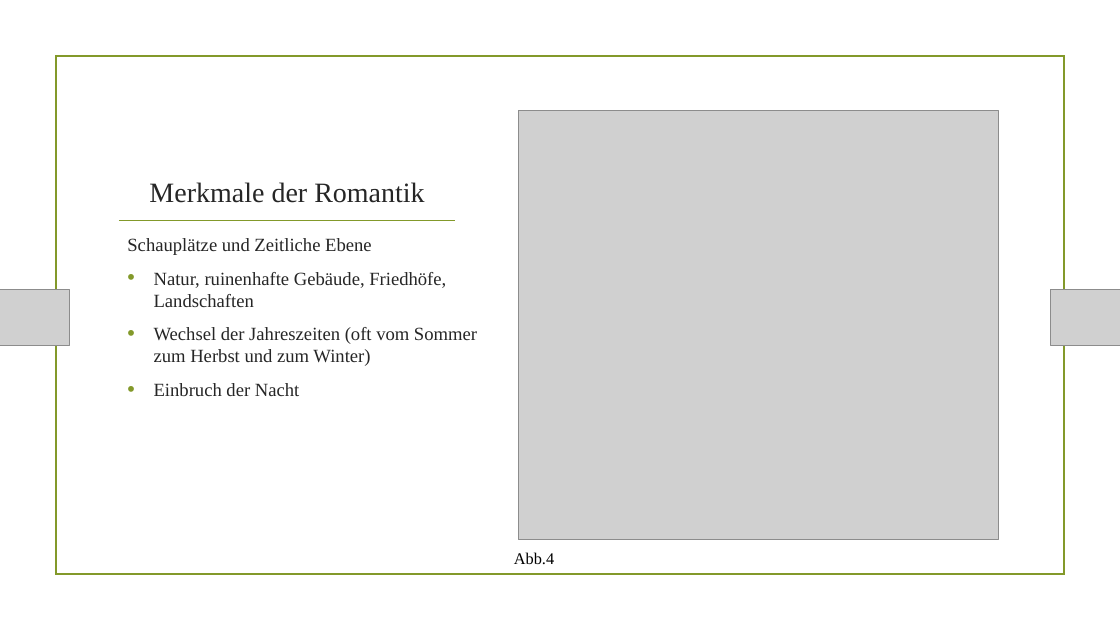
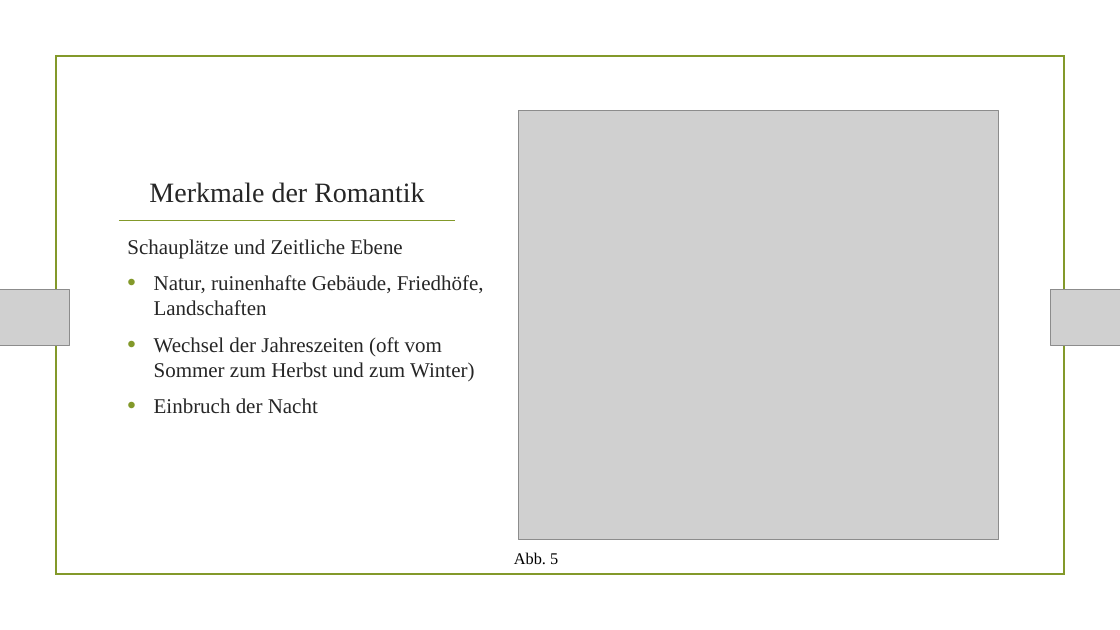
Before and after one commit to AkazeX/Schule, a slide deck: slide 8 of BM/Deutsch/Romantik/Romantik.pptx (slide 7 before the commit). Drawn at 1120x630 pixels with LibreOffice and Linux fonts; fonts in the diff are those of the drawing; grey boxes stand for pictures; background and template pictures are left out. Boxes give left, top, right and bottom in pixels: in the first picture for what was removed or moved away, otherwise in the second. Text is boxed around its words. In the diff, an @@ line names an element or a change of style, - is before the commit and + after.

Commit message:
romantik udpate

```diff
--- a/BM/Deutsch/Romantik/Romantik.pptx
+++ b/BM/Deutsch/Romantik/Romantik.pptx
@@ text "Schauplätze und Zeitliche Ebene" at (x1=127, y1=239, x2=484, y2=413): size 16 to 18 pt @@
@@ text at (x1=514, y1=552, x2=558, y2=564): text changed @@
-Abb.4
+Abb. 5
```
Also in this commit, not shown: 9 other slides changed, 2 slides added, 3 other files.
